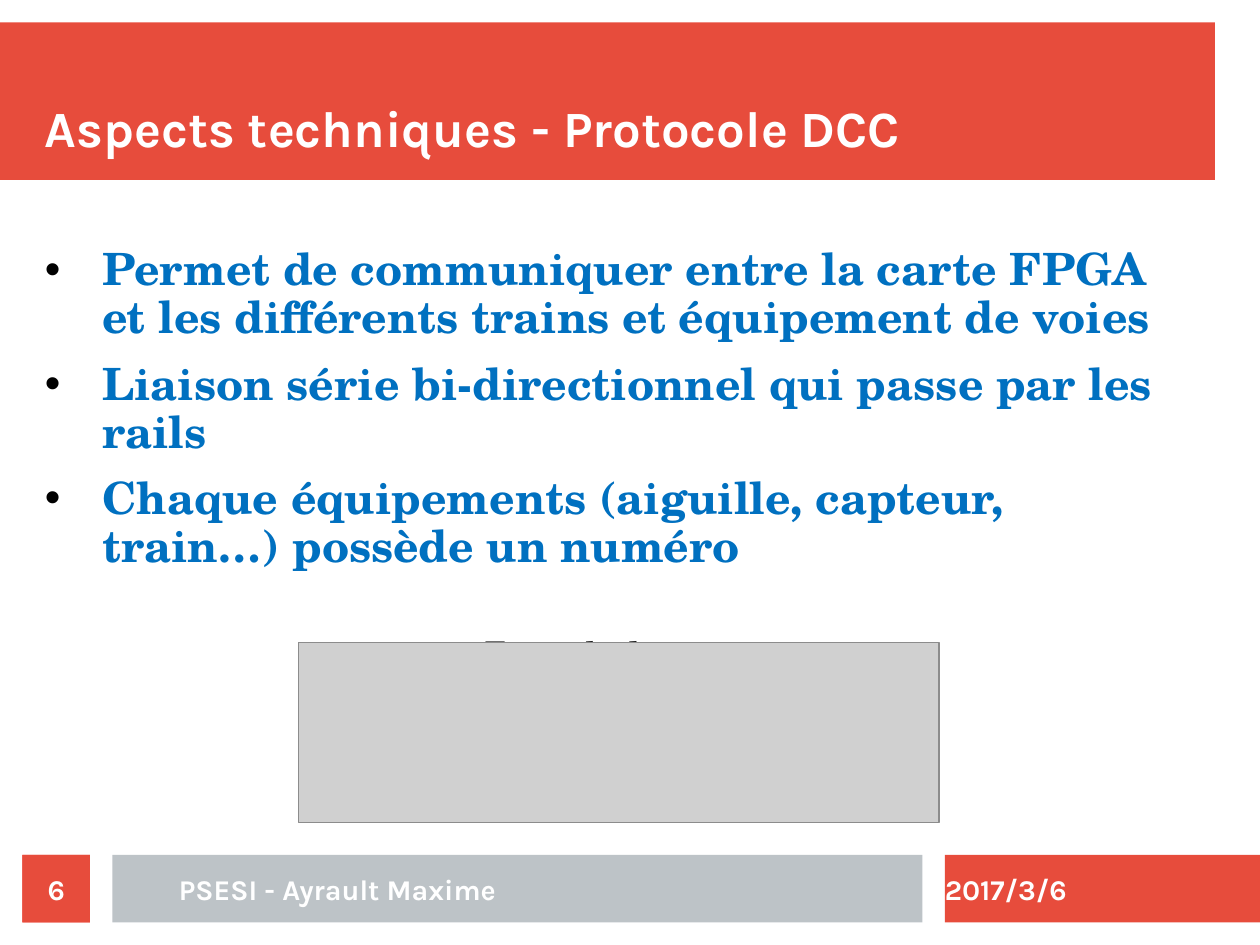
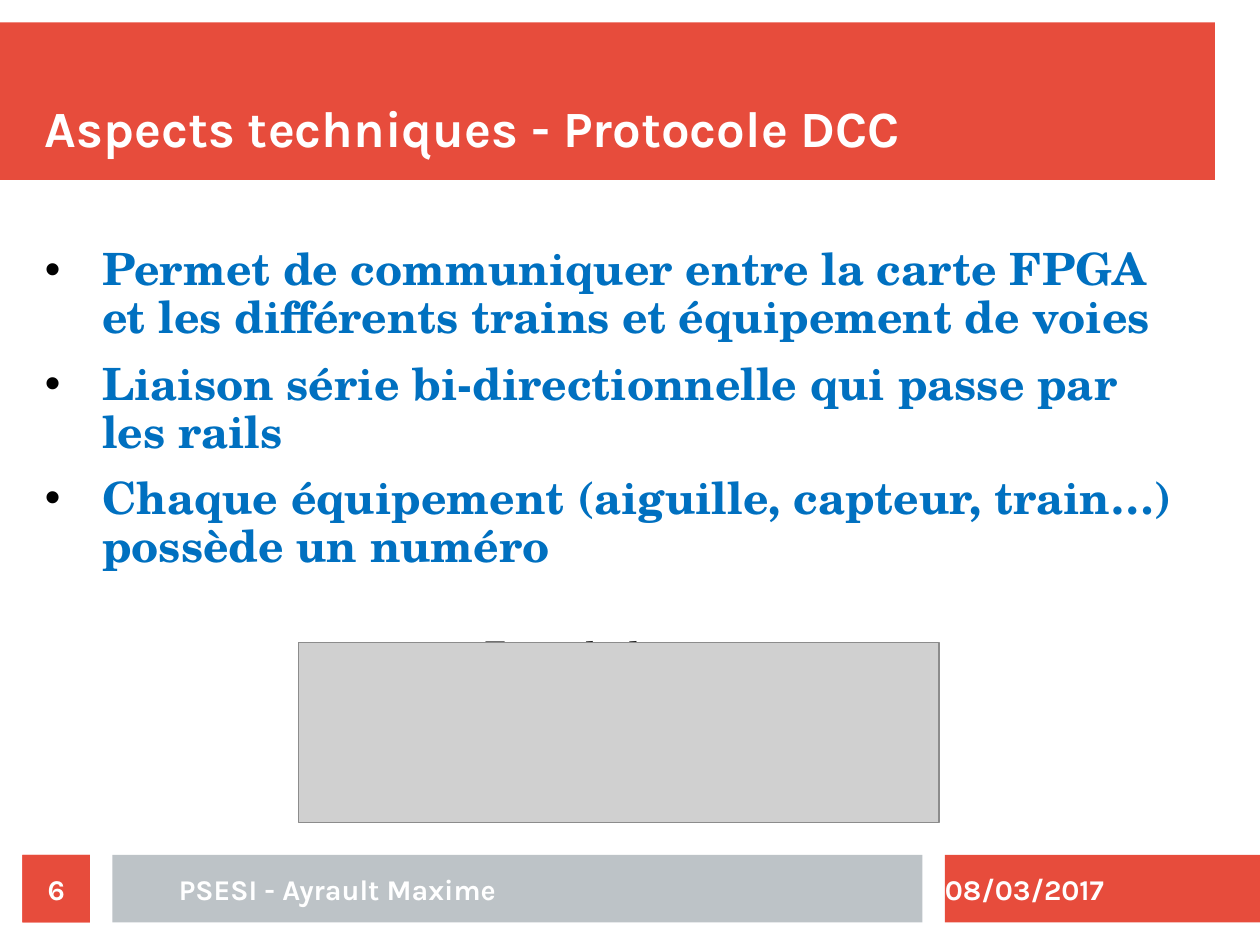
Before and after one commit to maximouth/CBI, a slide deck: slide 6 of Presentation/presentation.odp. Drawn at 1260x945 pixels with LibreOffice and Linux fonts; fonts in the diff are those of the drawing; grey boxes stand for pictures. Boxes give left, top, right and bottom in pixels: in the first picture for what was removed or moved away, otherwise in the second. Text is boxed around its words. In the diff, an @@ line names an element or a change of style, - is before the commit and + after.

```diff
--- a/Presentation/presentation.odp
+++ b/Presentation/presentation.odp
@@ text at bbox=[102, 367, 1172, 571]: text changed @@
-      • Liaison série bi-directionnel qui passe par les rails
-      • Chaque équipements (aiguille, capteur, train…) possède un numéro
+      • Liaison série bi-directionnelle qui passe par les rails
+      • Chaque équipement (aiguille, capteur, train…) possède un numéro
@@ text at bbox=[945, 878, 1104, 903]: text changed @@
-2017/3/6
+08/03/2017
```
Also in this commit, not shown: 22 other slides changed, 2 slides added.
